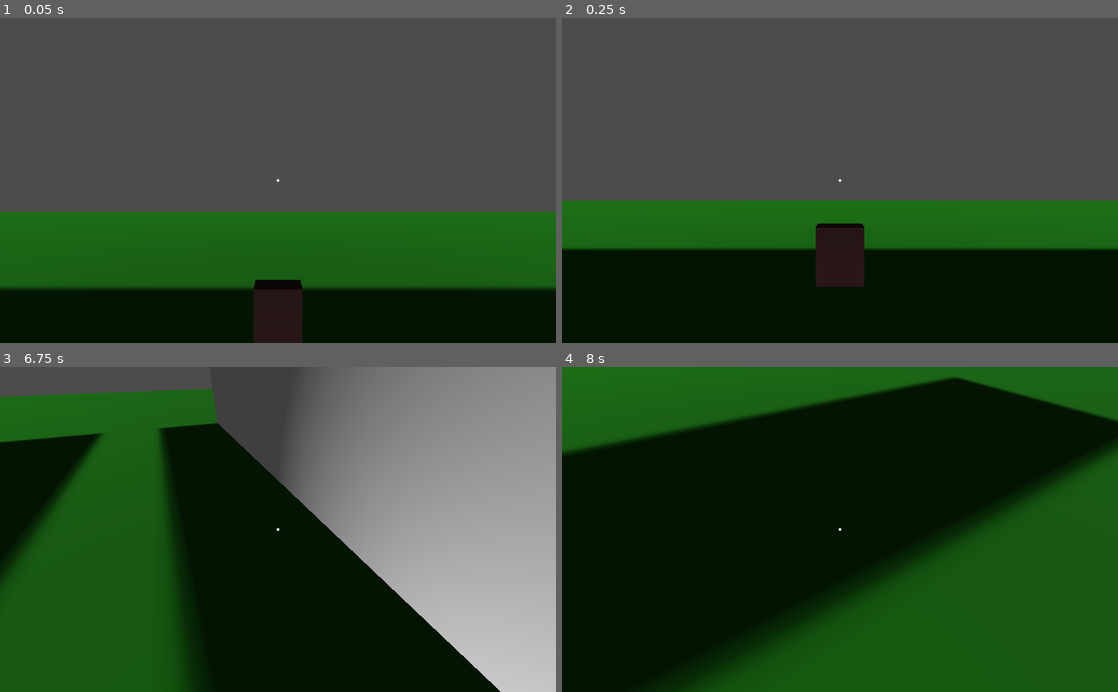
Above: before the commit, frames 1-4 (two rows, left to right).
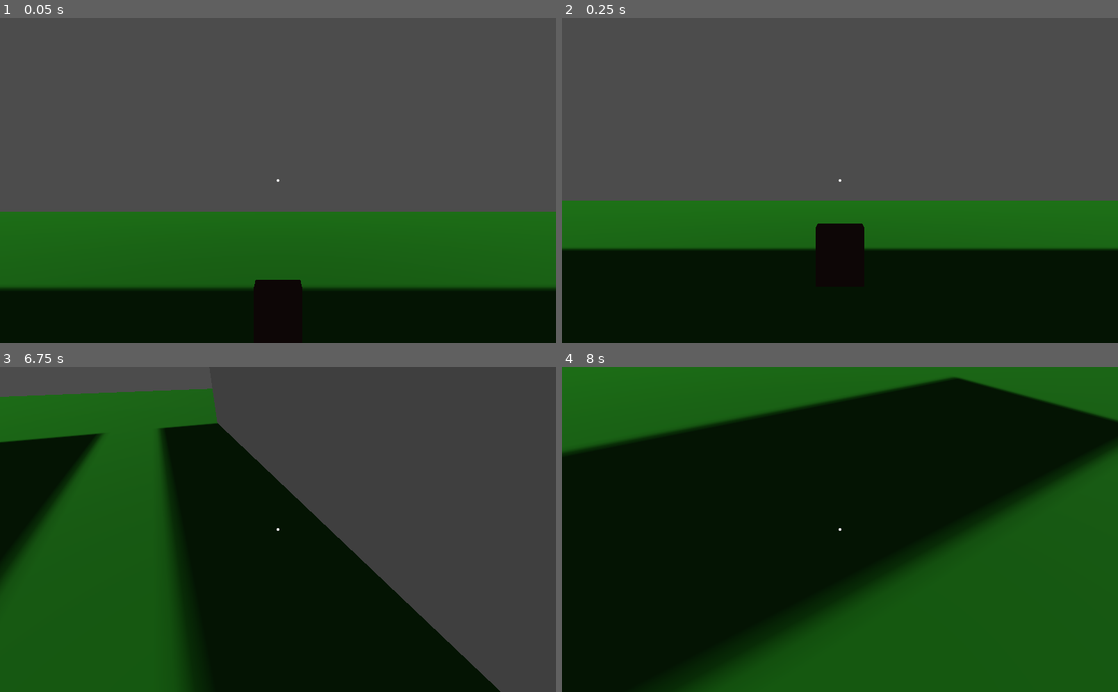
Above: after the commit, the same moments.

Repository: tehzwen/GameJam2019
Game: Godot game, scene res://TestLevel.tscn
The game is run twice, just before and just after one commit, with the same random seed, the same clock (stepped at 60 frames per second) and the same inputs. After the commit the project has no main scene; this scene is started directly in both runs.
Inputs (mouse positions are in pixels of both pictures, inside the frame that each line leads up to):
- Up to frame 1 (0.05 s): no input
- Up to frame 2 (0.25 s): no input
- Up to frame 3 (6.75 s): tap Enter at 0.5 s; move the mouse to (305, 529) at 0.52 s; hold Q 0.53-1.28 s; hold Up (ui_up) 0.53-4.28 s; tap Space at 0.77, 1.52, 3.02, 3.77, 4.52, 6.02 s; tap E at 0.8, 1.35, 2.3, 2.85, 3.8 s; move the mouse to (250, 529) at 1.27 s; tap Q at 1.55, 3.05, 4.35, 5.85 s; move the mouse to (289, 523) at 2.02 s; hold Q 2.03-2.78 s; move the mouse to (272, 536) at 2.77 s; move the mouse to (316, 532) at 3.52 s; hold Shift 3.53-4.28 s; tap Escape (ui_cancel) at 4.15 s; move the mouse to (111, 480) at 4.27 s; hold Left (ui_left) 4.28-5.03 s; move the mouse to (305, 529) at 5.02 s; hold Down (ui_down) 5.03-5.78 s; hold E 5.03-5.78 s; move the mouse to (194, 448) at 5.77 s; hold Right (ui_right) 5.78-6.53 s; tap R (restart) at 6.5 s; move the mouse to (400, 513) at 6.52 s; hold Up (ui_up) from 6.53 s (still down); hold E from 6.53 s (still down)
- Up to frame 4 (8 s): keep holding Up (ui_up); tap Space at 6.77, 7.52 s; move the mouse to (812, 529) at 7.27 s; release E at 7.28 s; tap Shift at 7.35 s; tap Q at 7.55 s

The runs differ from the first frame. In frame 1, 1.4% of the frame differs, in the area x 45-55%, y 83-100%; in frame 2, 1.6%; in frame 3, 35%, in the area x 48-100%, y 0-100%; in frame 4, nothing differs.

Commit message:
Implement modal window interactivity

Diff:
--- a/Player.gd
+++ b/Player.gd
@@ -1,6 +1,7 @@
 extends KinematicBody
 
 export (int) var walkSpeed
+export (bool) var isInteracting
 
 var speed = walkSpeed
 var camAngle = 0
@@ -15,6 +16,7 @@
 
 func _ready():
 	raycast = $CameraController/Camera/RayCast
+	isInteracting = false
 
 func _physics_process(delta):
 	direction = Vector3()
@@ -77,7 +79,11 @@
 	if (Input.is_key_pressed(KEY_E) && raycast.is_colliding()):
 		var selectedObj = raycast.get_collider()
 		if ("Interactable" in selectedObj.get_groups()):
+			isInteracting = true
 			selectedObj.get_parent().get_node("Popup").popup_centered()
+
+	if (Input.is_key_pressed(KEY_ESCAPE) && isInteracting == true):
+		isInteracting = false
 
 func handleMovementInput(aim):
 	if (Input.is_action_pressed("ui_up")):
@@ -90,7 +96,7 @@
 		direction += aim.x
 
 func _input(event):
-	if (event is InputEventMouseMotion):
+	if (event is InputEventMouseMotion && isInteracting == false):
 		rotate_y(deg2rad(-event.relative.x * mouseSens))
 
 		var change = -event.relative.y * mouseSens
--- a/TestLevel.gd
+++ b/TestLevel.gd
@@ -1,8 +1,6 @@
 extends Spatial
 
 export (NodePath) var player
-
-
 
 # Called when the node enters the scene tree for the first time.
 func _ready():
@@ -10,7 +8,7 @@
 
 # Called every frame. 'delta' is the elapsed time since the previous frame.
 func _process(delta):
-	if (Input.is_action_just_pressed("ui_cancel")):
+	if (Input.is_key_pressed(KEY_Q)):
 		Input.set_mouse_mode(Input.MOUSE_MODE_VISIBLE)
 		#get_tree().quit()
 	if(Input.is_action_just_pressed("restart")):
--- a/TestLevel.tscn
+++ b/TestLevel.tscn
@@ -53,7 +53,6 @@
 
 [node name="TestLevel" type="Spatial"]
 script = ExtResource( 1 )
-player = NodePath("Player")
 
 [node name="Floor" parent="." instance=ExtResource( 2 )]
 
@@ -113,9 +112,9 @@
 
 [node name="Popup" type="WindowDialog" parent="TestCube/MeshInstance"]
 visible = true
-margin_left = 239.0
+margin_left = 241.585
 margin_top = 98.0
-margin_right = 761.0
+margin_right = 763.585
 margin_bottom = 495.0
 
 [node name="Label" type="Label" parent="TestCube/MeshInstance/Popup"]
@@ -134,10 +133,7 @@
 walkSpeed = 300
 
 [node name="CameraController" parent="Player" instance=ExtResource( 6 )]
-
-[node name="Spatial" type="Spatial" parent="."]
-script = ExtResource( 7 )
-lightSourceNodePath = NodePath("OmniLight")
-startTimer = 15
-
-[node name="OmniLight" type="OmniLight" parent="Spatial"]
+[connection signal="focus_exited" from="TestCube/MeshInstance/Popup" to="Player" method="_on_Popup_focus_exited"]
+[connection signal="gui_input" from="TestCube/MeshInstance/Popup" to="Player" method="_on_Popup_gui_input"]
+[connection signal="modal_closed" from="TestCube/MeshInstance/Popup" to="Player" method="_on_Popup_modal_closed"]
+[connection signal="popup_hide" from="TestCube/MeshInstance/Popup" to="Player" method="_on_Popup_popup_hide"]
--- a/project.godot
+++ b/project.godot
@@ -16,7 +16,6 @@
 [application]
 
 config/name="GameJam"
-run/main_scene="res://TestLevel.tscn"
 config/icon="res://icon.png"
 
 [input]
Not shown, added: ApartmentDrone.ogg.import
Not shown, added: ApartmentDrone.wav.import
Not shown, added: ApartmentDrone.ogg
Not shown, added: ApartmentDrone.wav
